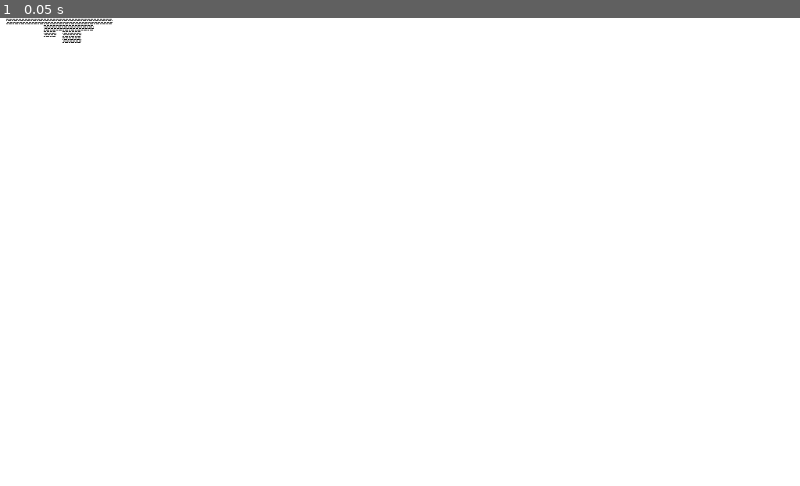
Above: before the commit, frame 1.
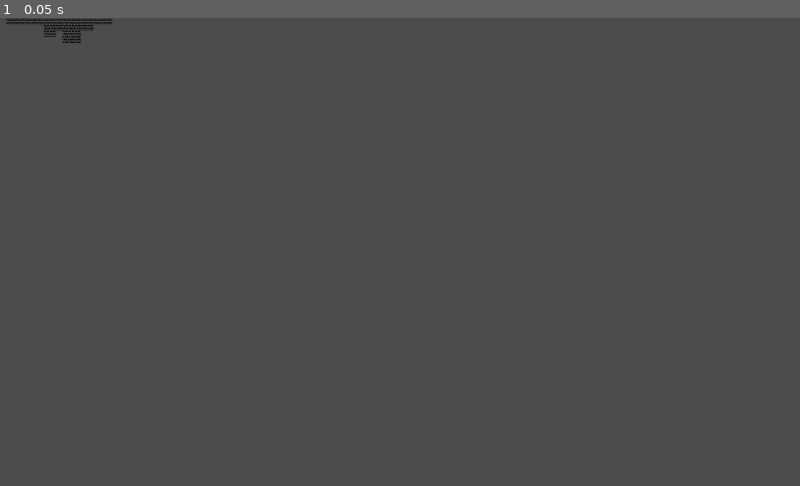
Above: after the commit, the same moment.

Repository: Yagoi23/Vild
Game: Godot game, scene res://Levels/Test Level.tscn
The game is run twice, just before and just after one commit, with the same random seed, the same clock (stepped at 60 frames per second) and the same inputs. The project has no main scene, so this scene is started directly.
Inputs:
- Up to frame 1 (0.05 s): no input

The runs differ from the first frame. In frame 1, 100% of the frame differs, in the area x 0-100%, y 0-100%.

Commit message:
continued working on player

Diff:
--- /dev/null
+++ b/Levels/Test Level 2.tscn
@@ -0,0 +1,18 @@
+[gd_scene load_steps=2 format=2]
+
+[ext_resource path="res://Player/Player.tscn" type="PackedScene" id=1]
+
+[node name="Node2D" type="Node2D"]
+
+[node name="Player" parent="." instance=ExtResource( 1 )]
+
+[node name="ColorRect" type="ColorRect" parent="."]
+margin_left = 56.0
+margin_top = -72.0
+margin_right = 96.0
+margin_bottom = -32.0
+rect_scale = Vector2( 4.14204, 7.0687 )
+color = Color( 0, 0, 0, 1 )
+__meta__ = {
+"_edit_use_anchors_": false
+}
--- a/Levels/Test Level.tscn
+++ b/Levels/Test Level.tscn
@@ -1,9 +1,13 @@
-[gd_scene load_steps=2 format=2]
+[gd_scene load_steps=3 format=2]
 
 [ext_resource path="res://TileMaps/TileMap.tscn" type="PackedScene" id=1]
+[ext_resource path="res://Player/Player.tscn" type="PackedScene" id=2]
 
 [node name="Node2D" type="Node2D"]
 
 [node name="TileMap" parent="." instance=ExtResource( 1 )]
 cell_size = Vector2( 8, 8 )
 tile_data = PoolIntArray( -524293, 16, 0, -589810, 16, 0, -589809, 16, 0, -589808, 16, 0, -589807, 16, 0, -589806, 16,  …(1608 unchanged characters)…
+
+[node name="Player" parent="." instance=ExtResource( 2 )]
+position = Vector2( -43.7029, -18.342 )
--- a/Player/Player.tscn
+++ b/Player/Player.tscn
@@ -1,3 +1,21 @@
-[gd_scene format=2]
+[gd_scene load_steps=4 format=2]
 
-[node name="Player" type="Node2D"]
+[ext_resource path="res://Assets/Player/Player.png" type="Texture" id=1]
+[ext_resource path="res://Player/PlayerMovement.gd" type="Script" id=2]
+
+[sub_resource type="RectangleShape2D" id=1]
+extents = Vector2( 8, 8 )
+
+[node name="Player" type="KinematicBody2D"]
+script = ExtResource( 2 )
+
+[node name="Player" type="Sprite" parent="."]
+position = Vector2( -2.38419e-07, -2.38419e-07 )
+scale = Vector2( 0.625, 0.625 )
+texture = ExtResource( 1 )
+
+[node name="CollisionShape2D" type="CollisionShape2D" parent="."]
+scale = Vector2( 0.65, 0.65 )
+shape = SubResource( 1 )
+
+[node name="Camera2D" type="Camera2D" parent="."]
--- /dev/null
+++ b/Player/PlayerMovement.gd
@@ -0,0 +1,16 @@
+extends KinematicBody2D
+
+const move_speed = 500
+const jump_force = 500
+const gravity = 50
+const max_fall_speed = 500
+
+var y_vel = 0
+
+func _physics_process(delta):
+	var move_dir = 0
+	if Input.action_press("move_right"):
+		move_dir += 1
+	if Input.action_press("move_left"):
+		move_dir -= 1
+	move_and_slide(Vector2(move_dir * move_speed, y_vel), Vector2(0,-1))
--- a/project.godot
+++ b/project.godot
@@ -17,7 +17,47 @@
 config/name="Vild"
 config/icon="res://icon.png"
 
+[importer_defaults]
+
+texture={
+"compress/bptc_ldr": 0,
+"compress/hdr_mode": 0,
+"compress/lossy_quality": 0.7,
+"compress/mode": 0,
+"compress/normal_map": 0,
+"detect_3d": false,
+"flags/anisotropic": false,
+"flags/filter": false,
+"flags/mipmaps": false,
+"flags/repeat": 0,
+"flags/srgb": 2,
+"process/HDR_as_SRGB": false,
+"process/fix_alpha_border": true,
+"process/invert_color": false,
+"process/premult_alpha": false,
+"size_limit": 0,
+"stream": false,
+"svg/scale": 1.0
+}
+
+[input]
+
+move_left={
+"deadzone": 0.5,
+"events": [ Object(InputEventKey,"resource_local_to_scene":false,"resource_name":"","device":0,"alt":false,"shift":false,"control":false,"meta":false,"command":false,"pressed":false,"scancode":65,"unicode":0,"echo":false,"script":null)
+ ]
+}
+move_right={
+"deadzone": 0.5,
+"events": [ Object(InputEventKey,"resource_local_to_scene":false,"resource_name":"","device":0,"alt":false,"shift":false,"control":false,"meta":false,"command":false,"pressed":false,"scancode":68,"unicode":0,"echo":false,"script":null)
+ ]
+}
+jump={
+"deadzone": 0.5,
+"events": [ Object(InputEventKey,"resource_local_to_scene":false,"resource_name":"","device":0,"alt":false,"shift":false,"control":false,"meta":false,"command":false,"pressed":false,"scancode":32,"unicode":0,"echo":false,"script":null)
+ ]
+}
+
 [rendering]
 
-environment/default_clear_color=Color( 1, 1, 1, 1 )
 environment/default_environment="res://default_env.tres"
